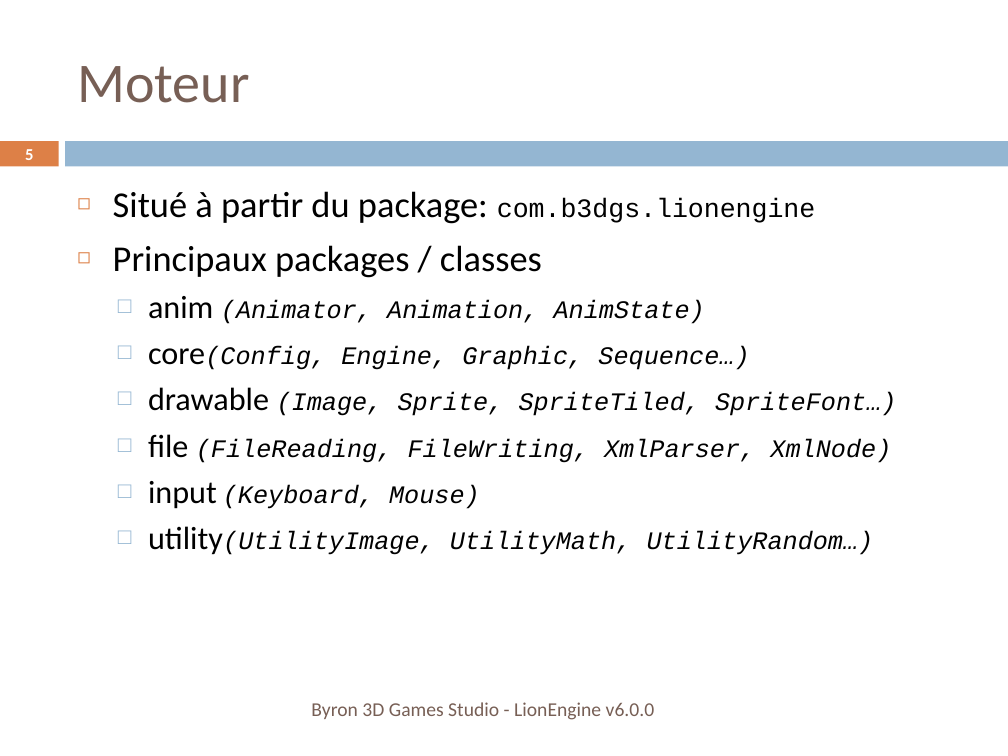
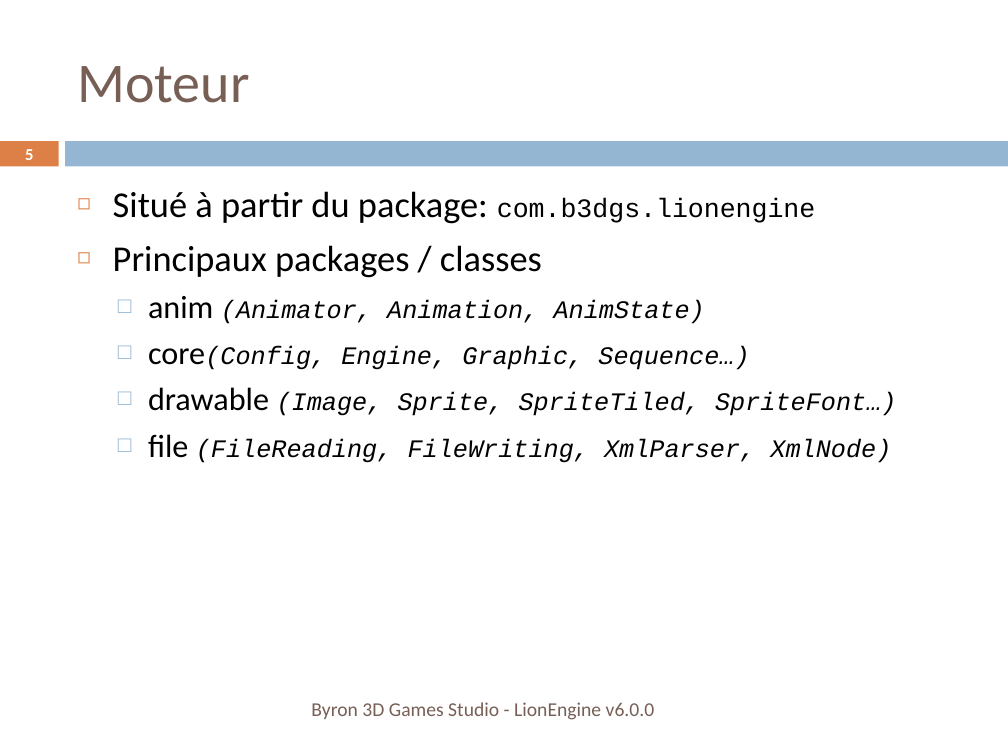
Before and after one commit to b3dgs/lionengine, a slide deck: slide 5 of doc/src/lionengine.pptx. Drawn at 1008x756 pixels with LibreOffice and Linux fonts; fonts in the diff are those of the drawing. Boxes give left, top, right and bottom in pixels: in the first picture for what was removed or moved away, otherwise in the second. Text is boxed around its words. In the diff, an @@ line names an element or a change of style, - is before the commit and + after.

```diff
--- a/doc/src/lionengine.pptx
+++ b/doc/src/lionengine.pptx
@@ text at [148, 481, 874, 555]: paragraphs removed @@
-  □ input (Keyboard, Mouse)
-  □ utility(UtilityImage, UtilityMath, UtilityRandom…)
```
Also in this commit, not shown: 5 other slides changed, 3 other files.
